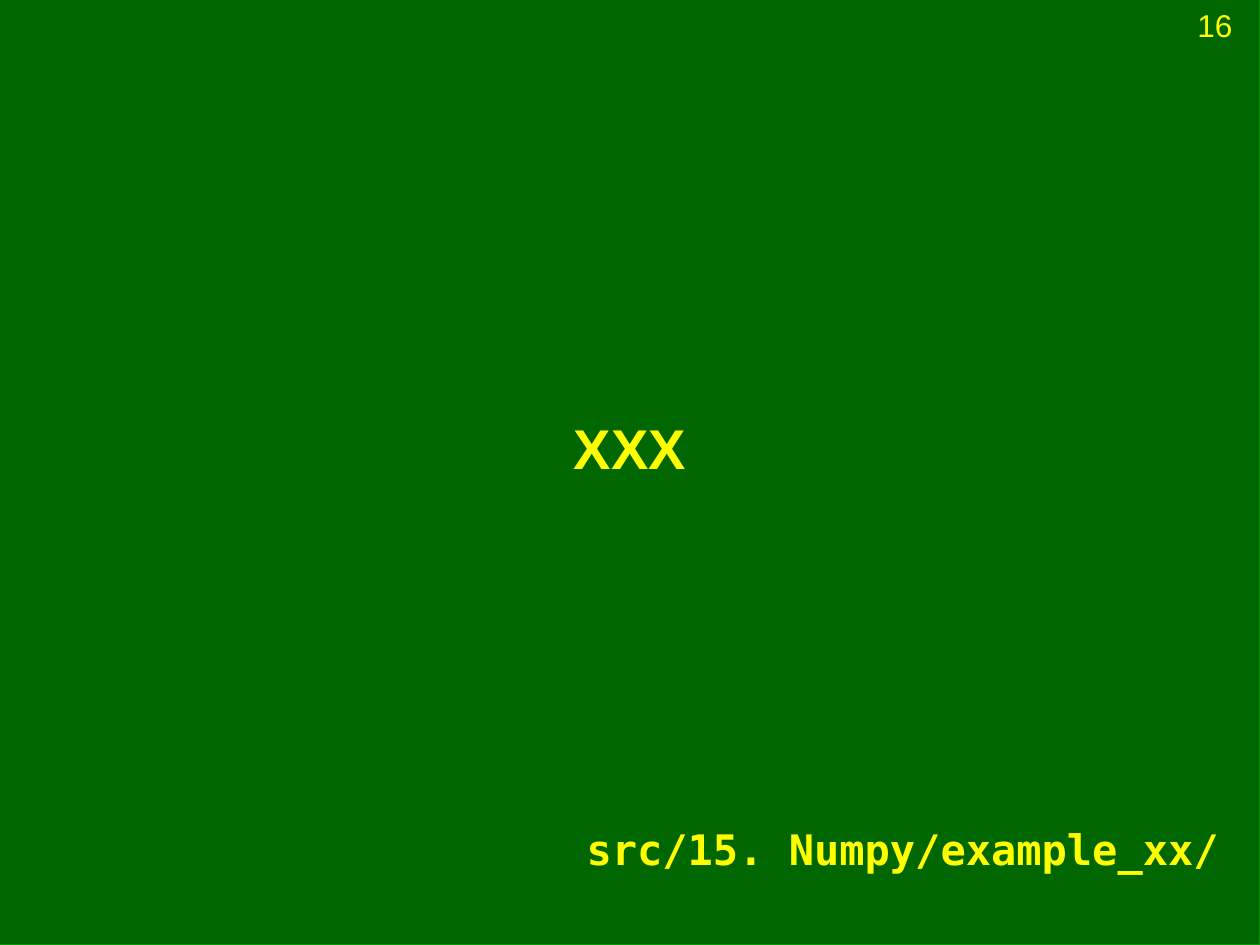
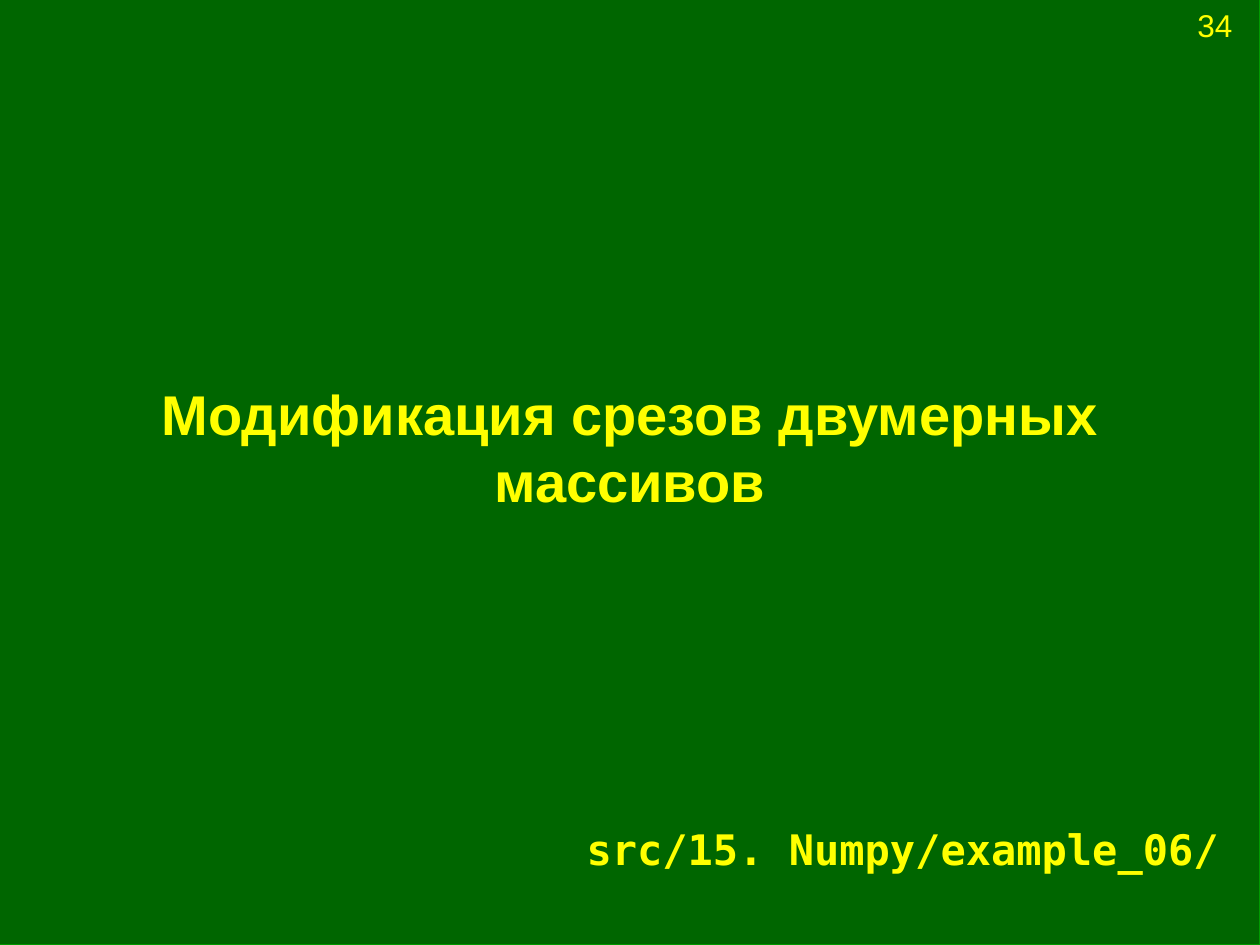
Before and after one commit to Jenyay/modelling, a slide deck: slide 34 of python language/presentations/15. Numpy.odp (slide 16 before the commit). Drawn at 1260x945 pixels with LibreOffice and Linux fonts; fonts in the diff are those of the drawing. Boxes give left, top, right and bottom in pixels: in the first picture for what was removed or moved away, otherwise in the second. Text is boxed around its words. In the diff, an @@ line names an element or a change of style, - is before the commit and + after.

Commit message:
Добавлены примеры и слайды про Numpy

```diff
--- a/python language/presentations/15. Numpy.odp
+++ b/python language/presentations/15. Numpy.odp
@@ page number at bbox=[1197, 15, 1232, 38]: text changed @@
-16
+34
@@ title at bbox=[162, 394, 1098, 503]: text changed @@
-XXX
+Модификация срезов двумерных массивов
@@ title at bbox=[587, 833, 1219, 875]: text changed @@
-src/15. Numpy/example_xx/
+src/15. Numpy/example_06/
```
Also in this commit, not shown: 27 slides added, 1 slide removed, 5 other files.
